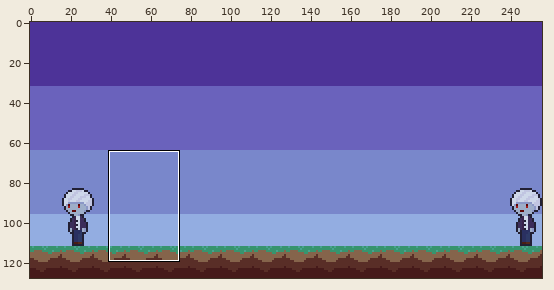
A pixel-art file gets an edit: anotherThreat/show.aseprite. Above, an overview of the earlier version with the close-up marked.
Close-up. The starting point:
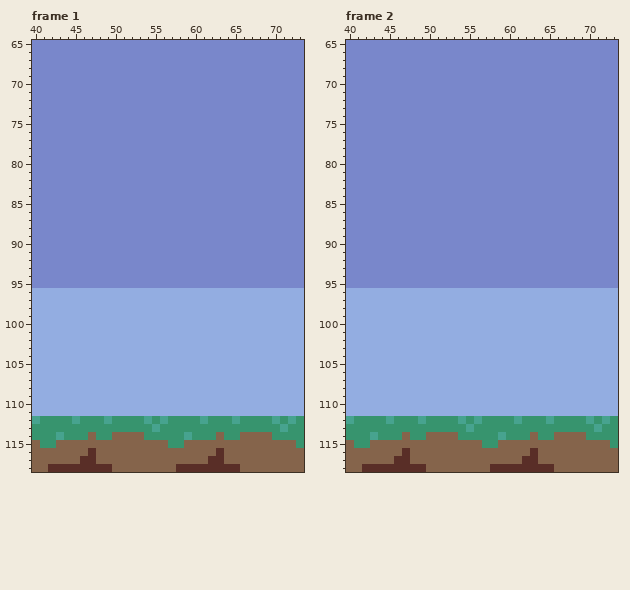
256x128 pixels, 30 frames. Shown: frame 1: x 40..73, y 65..118; frame 2: x 40..73, y 65..118. The commit also changed other frames or places, which this record leaves out.
The result:
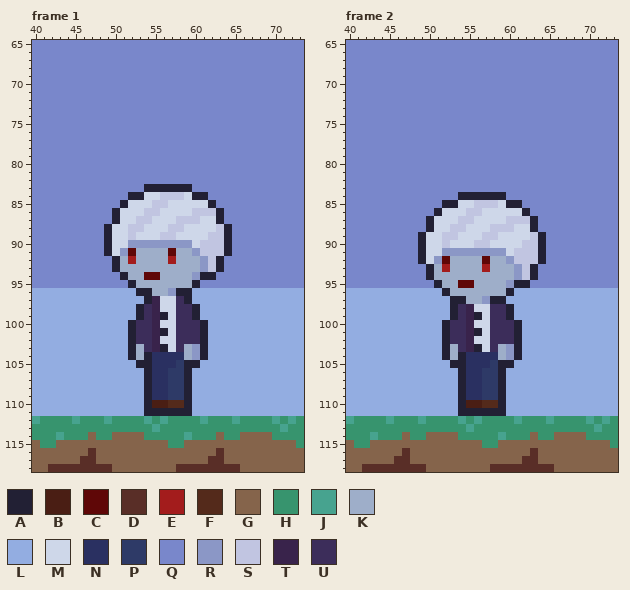
Palette (. is transparent): A #222034  B #4a1e14  C #5f0707  D #592e27  E #a31c1c  F #542a1b  G #85644b  H #37946e  J #47a38f  K #9eaec9  L #93ade1  M #ced7e9  N #2a3061  P #2e3a67  Q #7987cb  R #8b97c6  S #c1c5e1  T #39234b  U #3c2d5a
Commit: player jump
What changed:
layer "jump" added
--- frame 1, layer "jump"
@@ x 47..66 @@
  82 QQQQQQQQQQQQQQQQQQQQ
- 83 QQQQQQQQQQQQQQQQQQQQ
- 84 QQQQQQQQQQQQQQQQQQQQ
- 85 QQQQQQQQQQQQQQQQQQQQ
- 86 QQQQQQQQQQQQQQQQQQQQ
- 87 QQQQQQQQQQQQQQQQQQQQ
- 88 QQQQQQQQQQQQQQQQQQQQ
- 89 QQQQQQQQQQQQQQQQQQQQ
- 90 QQQQQQQQQQQQQQQQQQQQ
- 91 QQQQQQQQQQQQQQQQQQQQ
- 92 QQQQQQQQQQQQQQQQQQQQ
- 93 QQQQQQQQQQQQQQQQQQQQ
- 94 QQQQQQQQQQQQQQQQQQQQ
- 95 QQQQQQQQQQQQQQQQQQQQ
- 96 LLLLLLLLLLLLLLLLLLLL
- 97 LLLLLLLLLLLLLLLLLLLL
- 98 LLLLLLLLLLLLLLLLLLLL
- 99 LLLLLLLLLLLLLLLLLLLL
-100 LLLLLLLLLLLLLLLLLLLL
-101 LLLLLLLLLLLLLLLLLLLL
-102 LLLLLLLLLLLLLLLLLLLL
-103 LLLLLLLLLLLLLLLLLLLL
-104 LLLLLLLLLLLLLLLLLLLL
-105 LLLLLLLLLLLLLLLLLLLL
-106 LLLLLLLLLLLLLLLLLLLL
-107 LLLLLLLLLLLLLLLLLLLL
-108 LLLLLLLLLLLLLLLLLLLL
-109 LLLLLLLLLLLLLLLLLLLL
-110 LLLLLLLLLLLLLLLLLLLL
-111 LLLLLLLLLLLLLLLLLLLL
+ 83 QQQQQQQAAAAAAQQQQQQQ
+ 84 QQQQQAAMMSSSMAAQQQQQ
+ 85 QQQQAMMMSSMMMMMAQQQQ
+ 86 QQQAMMMSSMMMMSSSAQQQ
+ 87 QQQAMMSSMMMSSSMMAQQQ
+ 88 QQAMMSSMMMSSMMMMSAQQ
+ 89 QQAMMSMMMSSMMMMSSAQQ
+ 90 QQAMMRRRRRRRRMSSSAQQ
+ 91 QQAMRCKKKKCKKRSSSAQQ
+ 92 QQQAKEKKKKEKKKRSAQQQ
+ 93 QQQAKKKKKKKKKKRSAQQQ
+ 94 QQQQAKKCCKKKKRAAQQQQ
+ 95 QQQQQAKKKKKKKAQQQQQQ
+ 96 LLLLLLAAKKRAALLLLLLL
+ 97 LLLLLLLATMMUALLLLLLL
+ 98 LLLLLLAUTMMUUALLLLLL
+ 99 LLLLLLAUTAMUUALLLLLL
+100 LLLLLAUUTMMUUUALLLLL
+101 LLLLLAUUTAMUUUALLLLL
+102 LLLLLAUUTMMUUUALLLLL
+103 LLLLLAKUTAMUKRALLLLL
+104 LLLLLAKANNNNKRALLLLL
+105 LLLLLLAANNNPAALLLLLL
+106 LLLLLLLANNPPALLLLLLL
+107 LLLLLLLANNPPALLLLLLL
+108 LLLLLLLANNPPALLLLLLL
+109 LLLLLLLANNPPALLLLLLL
+110 LLLLLLLABBFFALLLLLLL
+111 LLLLLLLAAAAAALLLLLLL
 112 HHJHHHHJHJHHHHJHHHJH
--- frame 2, layer "jump"
@@ x 47..66 @@
  83 QQQQQQQQQQQQQQQQQQQQ
- 84 QQQQQQQQQQQQQQQQQQQQ
- 85 QQQQQQQQQQQQQQQQQQQQ
- 86 QQQQQQQQQQQQQQQQQQQQ
- 87 QQQQQQQQQQQQQQQQQQQQ
- 88 QQQQQQQQQQQQQQQQQQQQ
- 89 QQQQQQQQQQQQQQQQQQQQ
- 90 QQQQQQQQQQQQQQQQQQQQ
- 91 QQQQQQQQQQQQQQQQQQQQ
- 92 QQQQQQQQQQQQQQQQQQQQ
- 93 QQQQQQQQQQQQQQQQQQQQ
- 94 QQQQQQQQQQQQQQQQQQQQ
- 95 QQQQQQQQQQQQQQQQQQQQ
- 96 LLLLLLLLLLLLLLLLLLLL
- 97 LLLLLLLLLLLLLLLLLLLL
- 98 LLLLLLLLLLLLLLLLLLLL
- 99 LLLLLLLLLLLLLLLLLLLL
-100 LLLLLLLLLLLLLLLLLLLL
-101 LLLLLLLLLLLLLLLLLLLL
-102 LLLLLLLLLLLLLLLLLLLL
-103 LLLLLLLLLLLLLLLLLLLL
-104 LLLLLLLLLLLLLLLLLLLL
-105 LLLLLLLLLLLLLLLLLLLL
-106 LLLLLLLLLLLLLLLLLLLL
-107 LLLLLLLLLLLLLLLLLLLL
-108 LLLLLLLLLLLLLLLLLLLL
-109 LLLLLLLLLLLLLLLLLLLL
-110 LLLLLLLLLLLLLLLLLLLL
-111 LLLLLLLLLLLLLLLLLLLL
+ 84 QQQQQQQAAAAAAQQQQQQQ
+ 85 QQQQQAAMMSSSMAAQQQQQ
+ 86 QQQQAMMMSSMMMMMAQQQQ
+ 87 QQQAMMMSSMMMMSSSAQQQ
+ 88 QQQAMMSSMMMSSSMMAQQQ
+ 89 QQAMMSSMMMSSMMMMSAQQ
+ 90 QQAMMSMMMSSMMMMSSAQQ
+ 91 QQAMMRRRRRRRRMSSSAQQ
+ 92 QQAMRCKKKKCKKRSSSAQQ
+ 93 QQQAKEKKKKEKKKRSAQQQ
+ 94 QQQAKKKKKKKKKKRSAQQQ
+ 95 QQQQAKKCCKKKKRAAQQQQ
+ 96 LLLLLAKKKKKKKALLLLLL
+ 97 LLLLLLAAKKRAALLLLLLL
+ 98 LLLLLLAUTMMUUALLLLLL
+ 99 LLLLLLAUTAMUUALLLLLL
+100 LLLLLAUUTMMUUUALLLLL
+101 LLLLLAUUTAMUUUALLLLL
+102 LLLLLAUUTMMUUUALLLLL
+103 LLLLLAKUTAMUKRALLLLL
+104 LLLLLAKANNNNKRALLLLL
+105 LLLLLLAANNNPAALLLLLL
+106 LLLLLLLANNPPALLLLLLL
+107 LLLLLLLANNPPALLLLLLL
+108 LLLLLLLANNPPALLLLLLL
+109 LLLLLLLANNPPALLLLLLL
+110 LLLLLLLABBFFALLLLLLL
+111 LLLLLLLAAAAAALLLLLLL
 112 HHJHHHHJHJHHHHJHHHJH
Pixel boxes of the changes (left, top, right, bottom) in both close-ups:
changed: (104, 184, 232, 416)
changed: (418, 192, 546, 416)
